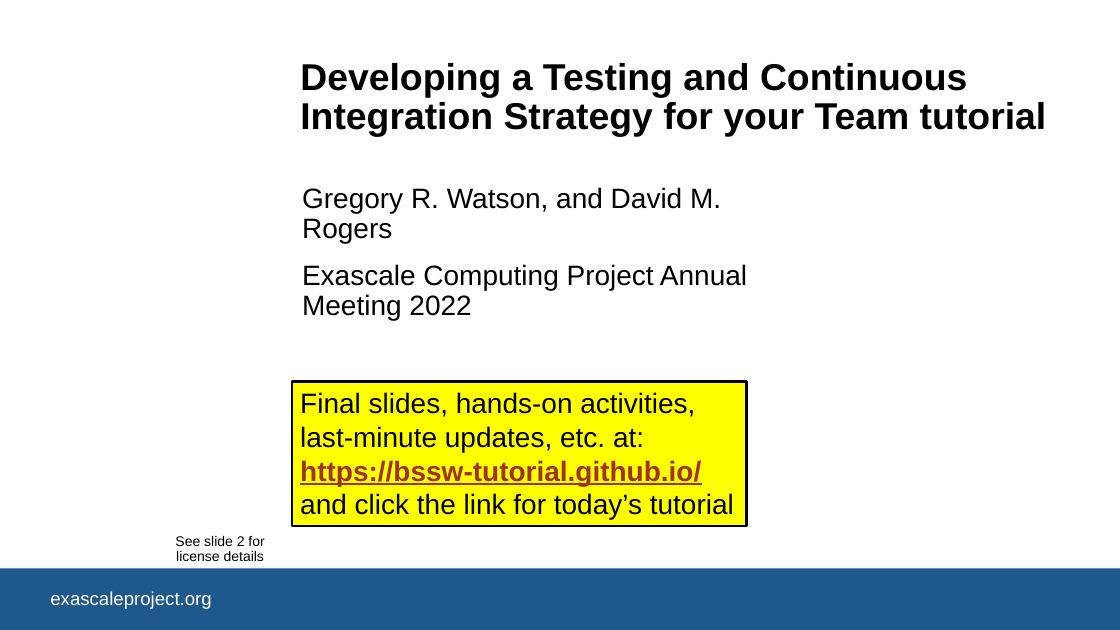
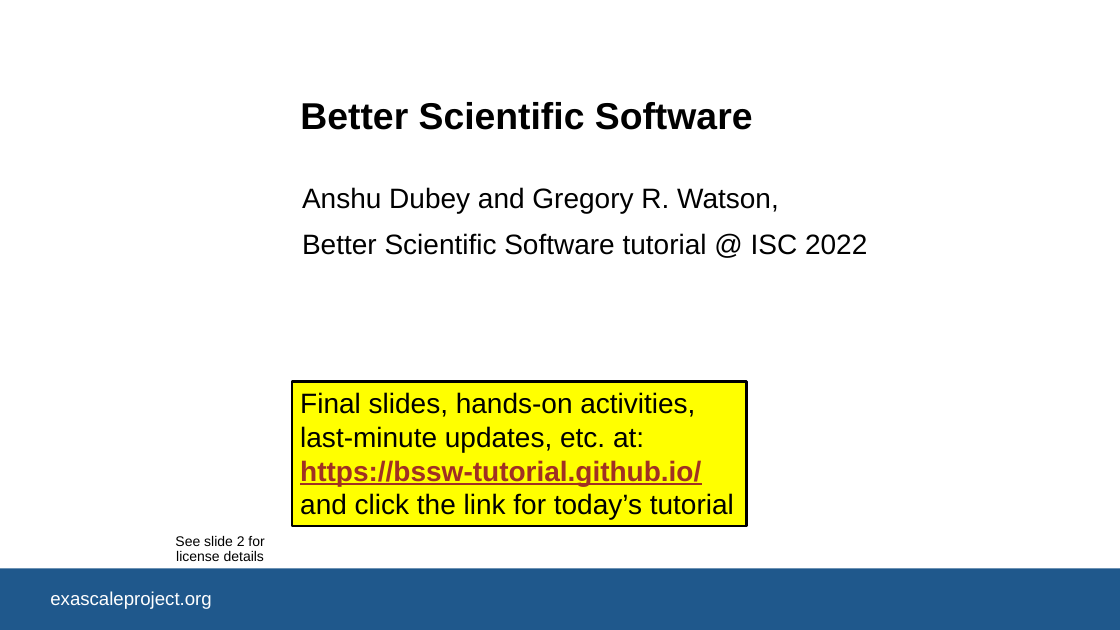
Before and after one commit to bssw-tutorial/presentations, a slide deck: slide 1 of intro.pptx. Drawn at 1120x630 pixels with LibreOffice and Linux fonts; fonts in the diff are those of the drawing; background and template pictures are left out. Boxes give left, top, right and bottom in pixels: in the first picture for what was removed or moved away, otherwise in the second. Text is boxed around its words. In the diff, an @@ line names an element or a change of style, - is before the commit and + after.

```diff
--- a/intro.pptx
+++ b/intro.pptx
@@ title at (300,102,753,130): text changed @@
-Developing a Testing and Continuous Integration Strategy for your Team tutorial
+Better Scientific Software
@@ subtitle at (302,187,867,255): text changed @@
-Gregory R. Watson, and David M. Rogers
-Exascale Computing Project Annual Meeting 2022
+Anshu Dubey and Gregory R. Watson,
+Better Scientific Software tutorial @ ISC 2022
```
Also in this commit, not shown: 4 other slides changed, 6 other files.
